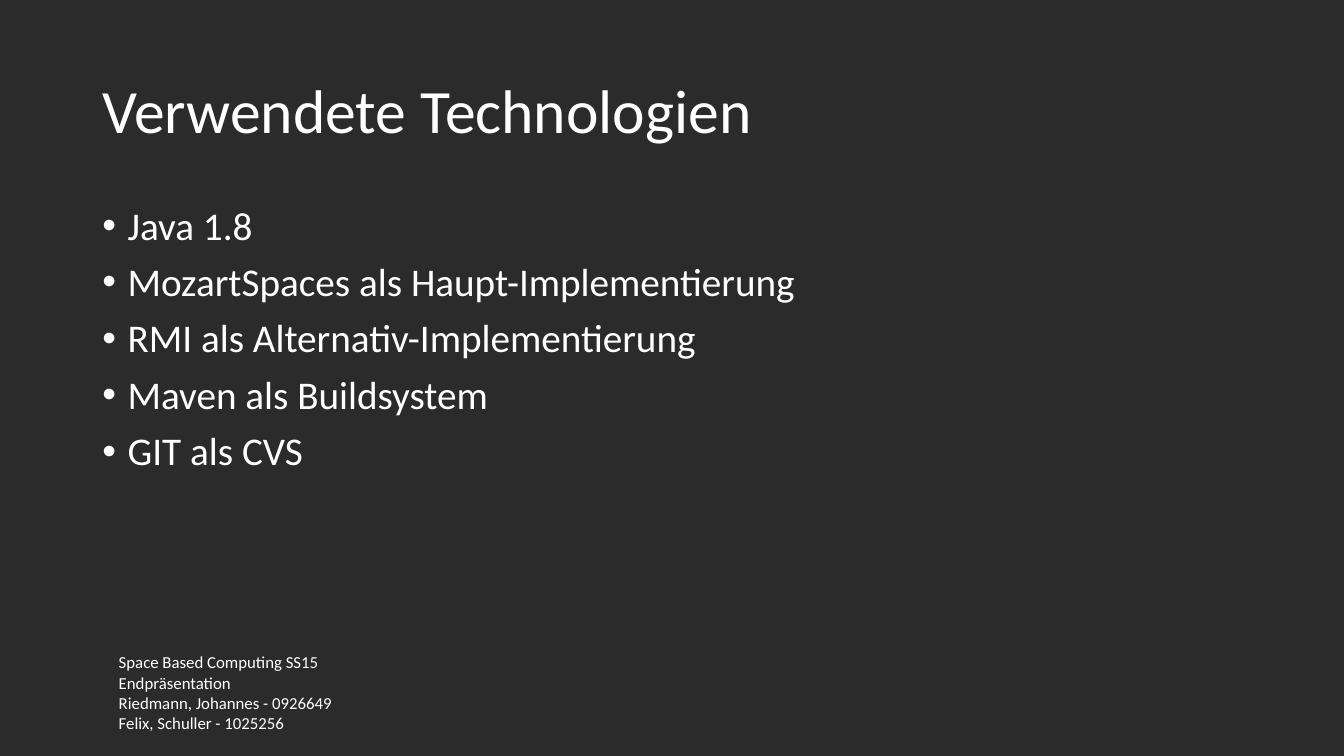
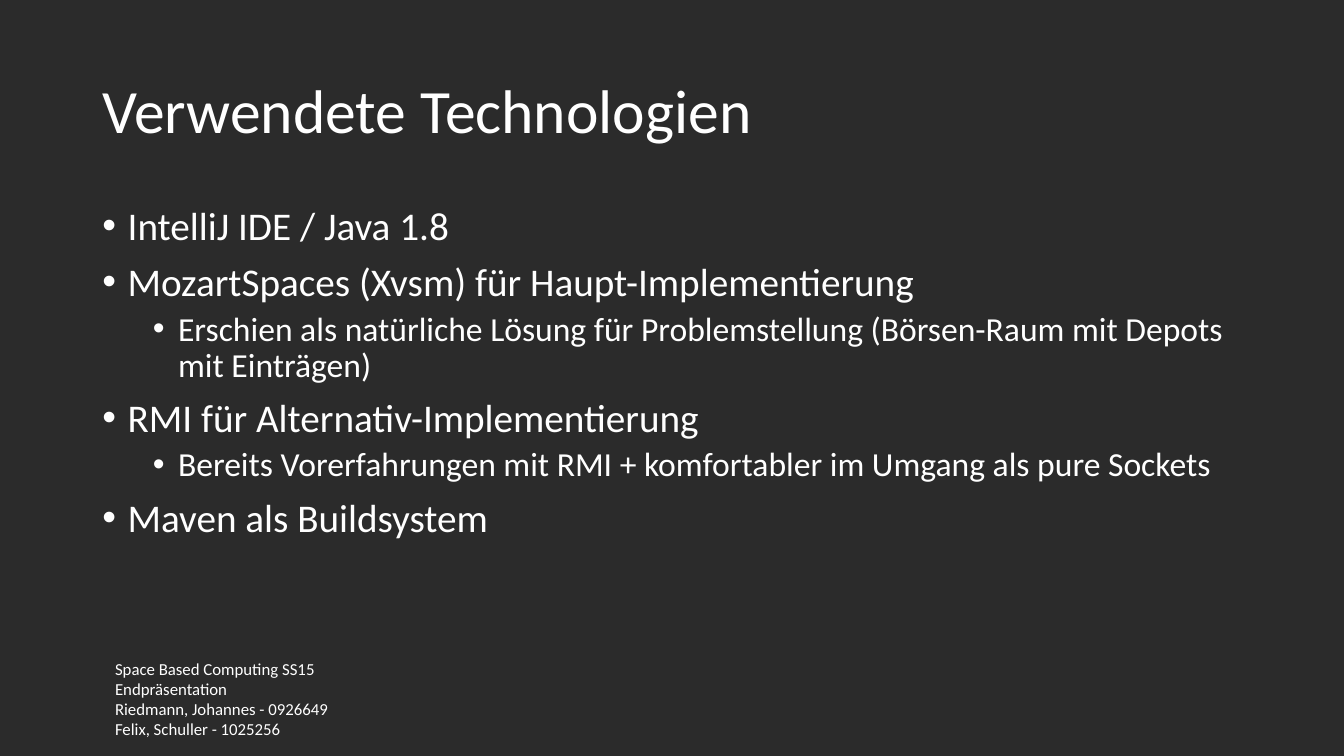
Before and after one commit to fexman/SpaceBasedSS15GsiLuetNit, a slide deck: slide 3 of presentation/presentation.pptx. Drawn at 1344x756 pixels with LibreOffice and Linux fonts; fonts in the diff are those of the drawing; background and template pictures are left out; a plain dark background stands for a picture behind light text. Boxes give left, top, right and bottom in pixels: in the first picture for what was removed or moved away, otherwise in the second. Text is boxed around its words. In the diff, an @@ line names an element or a change of style, - is before the commit and + after.

```diff
--- a/presentation/presentation.pptx
+++ b/presentation/presentation.pptx
@@ text at <box>128,212,1222,482</box>: text changed; size 28 to 24 pt @@
-• Java 1.8
-• MozartSpaces als Haupt-Implementierung
-• RMI als Alternativ-Implementierung
+• IntelliJ IDE / Java 1.8
+• MozartSpaces (Xvsm) für Haupt-Implementierung
+  • Erschien als natürliche Lösung für Problemstellung (Börsen-Raum mit Depots mit Einträgen)
+• RMI für Alternativ-Implementierung
+  • Bereits Vorerfahrungen mit RMI + komfortabler im Umgang als pure Sockets
@@ text at <box>128,437,303,466</box>: paragraph removed @@
-• GIT als CVS
@@ text "Space Based Computing SS15": place and size @@
-text "Space Based Computing SS15" at <box>119,656,332,731</box>
+text "Space Based Computing SS15" at <box>115,663,328,737</box>
```
Also in this commit, not shown: 11 other slides changed.
